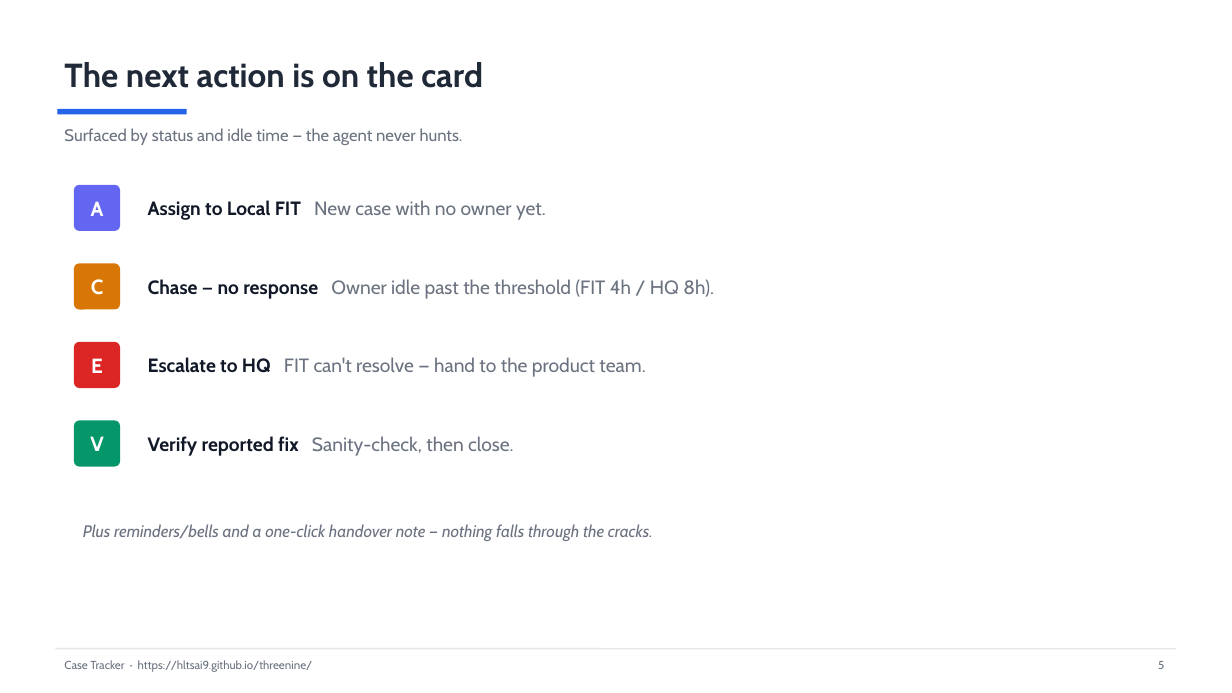
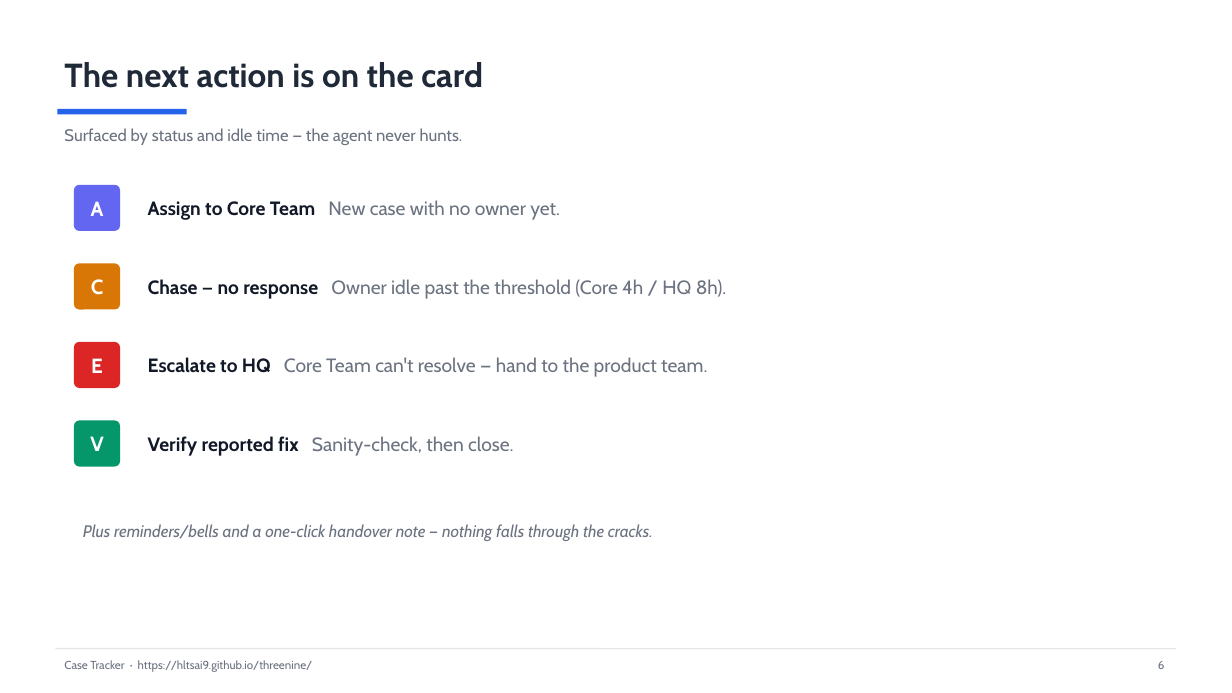
Before and after one commit to hltsai9/threenine, a slide deck: slide 7 of slides/Case-Tracker-Overview.pptx (slide 6 before the commit). Drawn at 1232x693 pixels with LibreOffice and Linux fonts; fonts in the diff are those of the drawing. Boxes give left, top, right and bottom in pixels: in the first picture for what was removed or moved away, otherwise in the second. Text is boxed around its words. In the diff, an @@ line names an element or a change of style, - is before the commit and + after.

```diff
--- a/slides/Case-Tracker-Overview.pptx
+++ b/slides/Case-Tracker-Overview.pptx
@@ text at [148, 200, 560, 220]: text changed @@
-Assign to Local FIT New case with no owner yet.
+Assign to Core Team New case with no owner yet.
@@ text at [148, 279, 727, 299]: text changed @@
-Chase — no response Owner idle past the threshold (FIT 4h / HQ 8h).
+Chase — no response Owner idle past the threshold (Core 4h / HQ 8h).
@@ text at [148, 357, 707, 377]: text changed @@
-Escalate to HQ FIT can't resolve — hand to the product team.
+Escalate to HQ Core Team can't resolve — hand to the product team.
```
Also in this commit, not shown: 11 other slides changed, 3 slides added, 1 slide removed, 5 other files.
